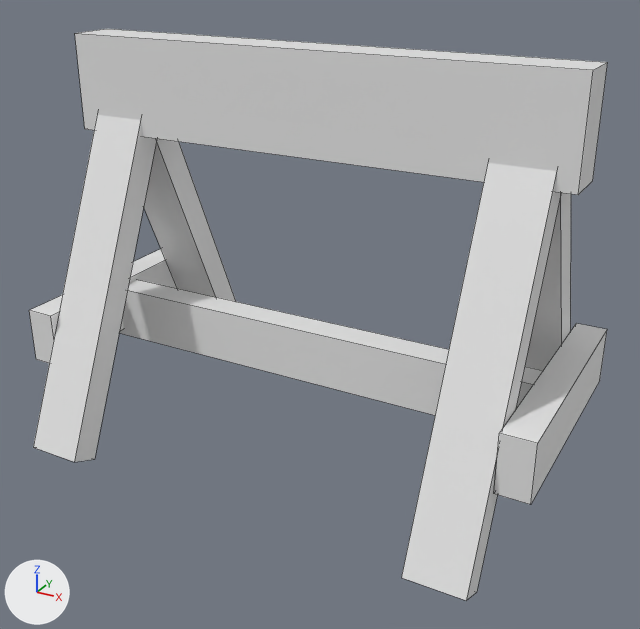
The Blender file Resources/Models/Roadblock.blend: old version first, new version second.
Rendered twice from a camera (50 mm lens) standing at (5.64, -9.99, 6.97) and looking at (0.23, -0.16, 2.06). Lighting does not change. The marker at lower left points along +X, +Y and +Z. Mesh edges are drawn as thin lines.

The first picture shows 'Leg-Right_Front', 'Leg_Left_Back', 'Leg_Left_Front', 'Leg_Right_Back', 'MIddle', 'Side_Left', 'Side_Right', 'Top'.
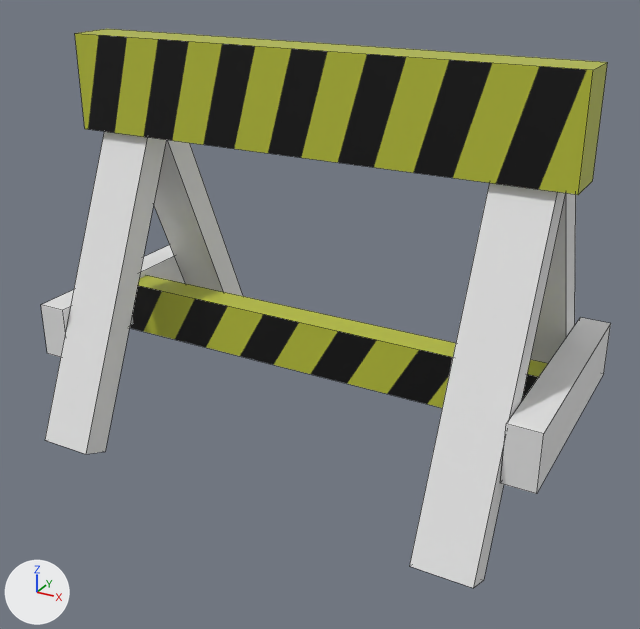
Where the change shows, as pixel boxes [x1, y1, x2, y2] in the pictures (640 x 629 px):
```json
{"object": "Top", "change": "recoloured, surface changed", "before": [75, 29, 608, 195], "after": [75, 29, 608, 195]}
{"object": "Leg-Right_Front", "change": "moved", "before": [401, 163, 561, 600], "after": [410, 183, 565, 588]}
{"object": "Leg_Left_Front", "change": "moved", "before": [33, 115, 157, 462], "after": [45, 132, 166, 454]}
{"object": "MIddle", "change": "recoloured, surface changed, moved", "before": [119, 280, 543, 415], "after": [130, 275, 548, 408], "on screen": "white to yellow"}
{"object": "Side_Right", "change": "moved", "before": [494, 323, 607, 504], "after": [500, 317, 611, 494]}
{"object": "Leg_Left_Back", "change": "moved", "before": [144, 139, 236, 302], "after": [154, 140, 243, 296]}
{"object": "Leg_Right_Back", "change": "moved", "before": [525, 193, 571, 370], "after": [531, 193, 576, 363]}
{"object": "Side_Left", "change": "moved", "before": [29, 249, 178, 363], "after": [41, 245, 186, 357]}
```

Scene script edits in JSON lines:
```json
{"op": "add", "block": "img_roadblock_uv_png", "code": ["img_roadblock_uv_png = load_image('roadblock_uv.png', '../../Tall stick man run (URP)/Assets/Images/roadblock_uv.png', 2048, 2048, 'sRGB')"]}
{"op": "add", "block": "mat_material_001", "code": ["mat_material_001 = principled_material('Material.001')", "mat_material_001.texture = img_roadblock_uv_png", "mat_material_001.roughness = 0.4"]}
{"block": "me_cube_001", "where": "me_cube_001.from_pydata(...)  # 8 vertices, 6 faces; spans x -1.0..1.0, y -2.01..2.01, z -0.5..0.5"}
{"block": "me_cube_001", "where": "# used by ob_top; location = (0.0, 0.0, 4.93); rotation_euler = (1.571, 0.0, 0.0), in degrees (90, 0, 0); scale = (3.57, 0.331, 0.667)"}
{"block": "me_cube_001", "change": "me_cube_001 part 1: texture (UV) coordinates of 6 of 6 faces, centred in x -1.0..1.0, y -2.01..2.01, z -0.5..0.5, changed; they spanned u 0.12..0.88, v 0.0..1.0 and now span u 0.0..0.87, v 0.37..1.0"}
{"op": "add", "block": "me_cube_001", "code": "me_cube_001.materials.append(mat_material_001)  # picture img_roadblock_uv_png"}
{"block": "me_cube_008", "where": "me_cube_008.from_pydata(...)  # 8 vertices, 6 faces; spans x -1.0..1.0, y -1.86..1.86, z -0.54..0.54"}
{"block": "me_cube_008", "where": "# used by ob_middle; location = (0.0, 0.0, 1.38); rotation_euler = (1.571, 0.0, 0.0), in degrees (90, 0, 0); scale = (3.57, 0.213, 0.396)"}
{"block": "me_cube_008", "change": "me_cube_008 part 2: texture (UV) coordinates of 6 of 6 faces, centred in x -1.0..1.0, y -1.86..1.86, z -0.54..0.54, changed; they spanned u 0.12..0.88, v 0.0..1.0 and now span u 0.0..0.73, v 0.39..1.0"}
{"op": "add", "block": "me_cube_008", "code": "me_cube_008.materials.append(mat_material_001)  # picture img_roadblock_uv_png"}
{"op": "add", "block": "ob_top", "code": "ob_top.material_slots[0].link = 'OBJECT'; ob_top.material_slots[0].material = mat_material_001  # picture img_roadblock_uv_png"}
{"op": "set", "path": "ob_leg_left_front.location", "old": "(-2.91, -1.12, 2.24)", "new": "(-2.91, -0.88, 2.24)"}
{"op": "set", "path": "ob_leg_right_front.location", "old": "(2.91, -1.12, 2.24)", "new": "(2.91, -0.88, 2.24)"}
{"op": "set", "path": "ob_leg_right_back.location", "old": "(2.91, 1.03, 2.24)", "new": "(2.91, 1.26, 2.24)"}
{"op": "set", "path": "ob_leg_left_back.location", "old": "(-2.91, 1.03, 2.24)", "new": "(-2.91, 1.26, 2.24)"}
{"op": "set", "path": "ob_side_left.location", "old": "(-3.52, 0.0, 1.47)", "new": "(-3.52, 0.23, 1.47)"}
{"op": "set", "path": "ob_side_right.location", "old": "(3.53, 0.0, 1.47)", "new": "(3.53, 0.23, 1.47)"}
{"op": "set", "path": "ob_middle.location", "old": "(0.0, 0.0, 1.38)", "new": "(0.0, 0.23, 1.38)"}
```
